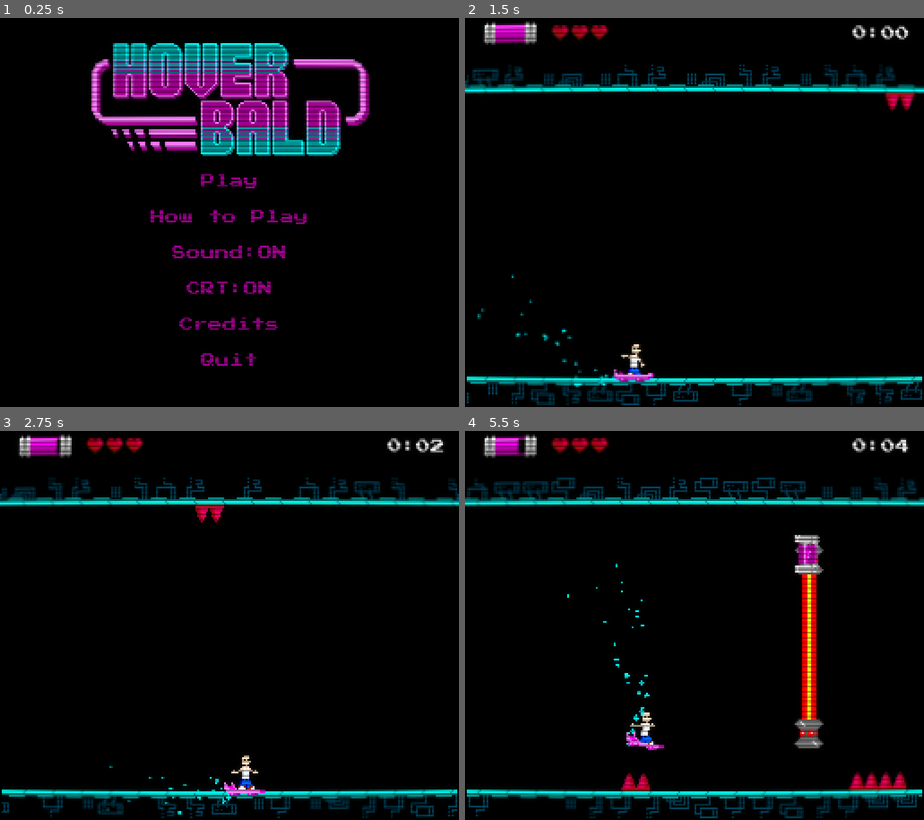
Above: before the commit, frames 1-4 (two rows, left to right).
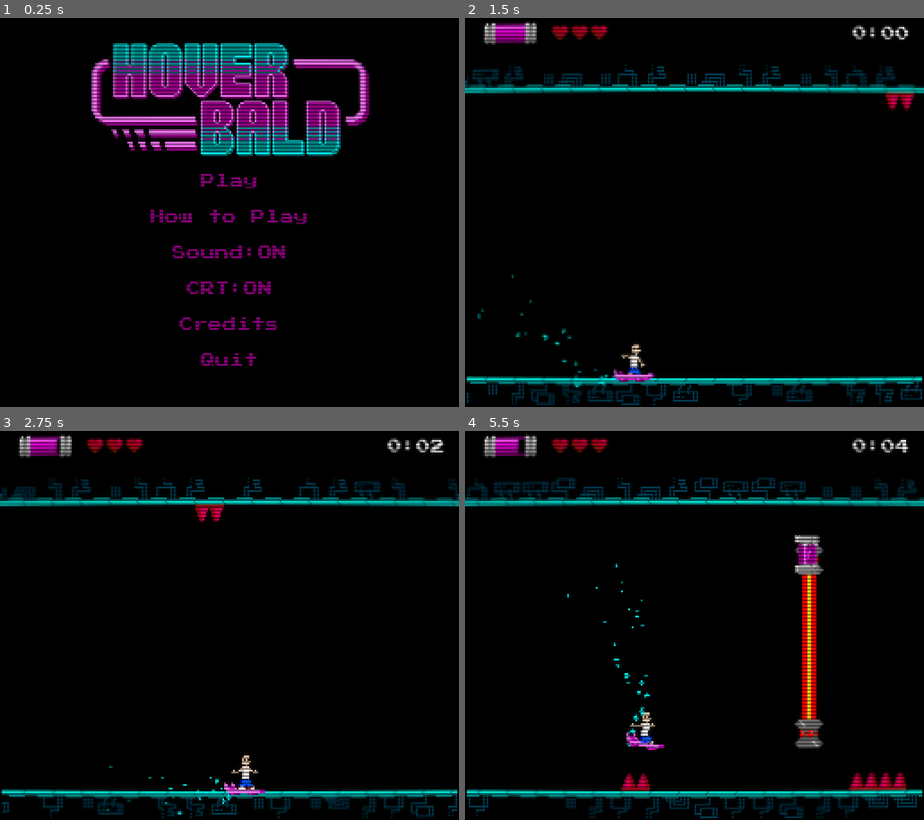
Above: after the commit, the same moments.

Repository: kernel00ps/Hoverbald
Game: Godot game, scene res://scenes/main_menu.tscn
Same seed, same stepped clock (60 frames per second), same inputs: the game is played once before the commit and once after it. Sound files missing from this copy of the repository are replaced by a short silence.
Inputs:
- Up to frame 1 (0.25 s): no input
- Up to frame 2 (1.5 s): click "Play" at 0.5 s; hold D (RIGHT) from 1.28 s (still down)
- Up to frame 3 (2.75 s): release D (RIGHT) at 2.03 s; hold S (DOWN) from 2.03 s (still down)
- Up to frame 4 (5.5 s): release S (DOWN) at 2.78 s; hold D (RIGHT) 2.78-3.53 s; hold Space (UP) 3.53-4.28 s; hold A (LEFT) from 4.28 s (still down)

The runs differ from the first frame. In frame 1, 7.9% of the frame differs, in the area x 19-81%, y 6-90%; in frame 2, 3.6%; in frame 3, 3.5%; in frame 4, 5.4%.

Commit message:
New shader

Diff:
--- a/data/crt.gdshader
+++ b/data/crt.gdshader
@@ -2,6 +2,7 @@
 render_mode unshaded, skip_vertex_transform;
 
 uniform sampler2D screen_texture: hint_screen_texture, filter_linear_mipmap;
+uniform float scanline_density = 224.0;  // Matches vertical resolution
 
 const float curvature = 10.0;
 const float viewport_width = 256.0;
@@ -17,7 +18,7 @@
 	vec2 warped_uv = centered_uv + centered_uv * uv_offset * uv_offset;
 
 	vec3 cutoff = vec3(step(abs(warped_uv.x), 1.0) * step(abs(warped_uv.y), 1.0));
-	vec3 scanlines = vec3(sin(1.0 * warped_uv.y * viewport_width) * 0.25 + 0.95);
+	vec3 scanlines = vec3(0.8 + 0.2 * sin(scanline_density * SCREEN_UV.y * PI));
 	vec3 vignette = vec3(length(pow(abs(centered_uv), vec2(4.0)) / 3.0) );
 
 	vec3 screen_color = textureLod(screen_texture, (warped_uv + 1.0) / 2.0, 0.1).rgb * cutoff * scanlines;
--- a/scenes/crt.tscn
+++ b/scenes/crt.tscn
@@ -4,6 +4,7 @@
 
 [sub_resource type="ShaderMaterial" id="ShaderMaterial_f0jrw"]
 shader = ExtResource("1_581q7")
+shader_parameter/scanline_density = 224.0
 
 [sub_resource type="QuadMesh" id="QuadMesh_k6xi8"]
 size = Vector2(256, 224)
--- a/scripts/game_over.gd
+++ b/scripts/game_over.gd
@@ -14,6 +14,7 @@
 func game_over() -> void:
 	Globals.camera_speed_modifier = 1
 	Globals.CHEAT_INVINCIBLE = false
+	Globals.current_hp = Globals.MAX_HP
 	get_tree().paused = true
 	get_parent().play_gameover()
 	self.show()
